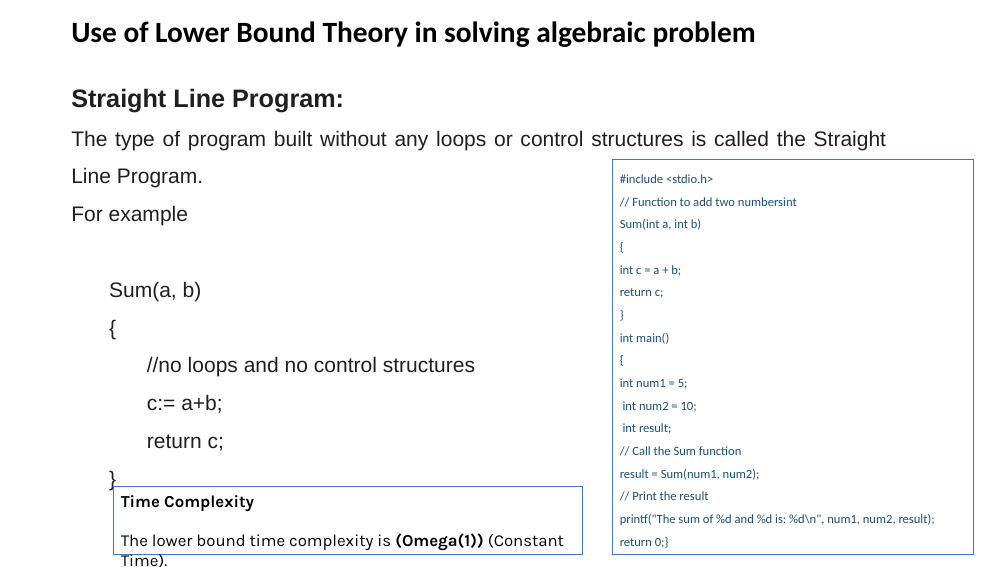
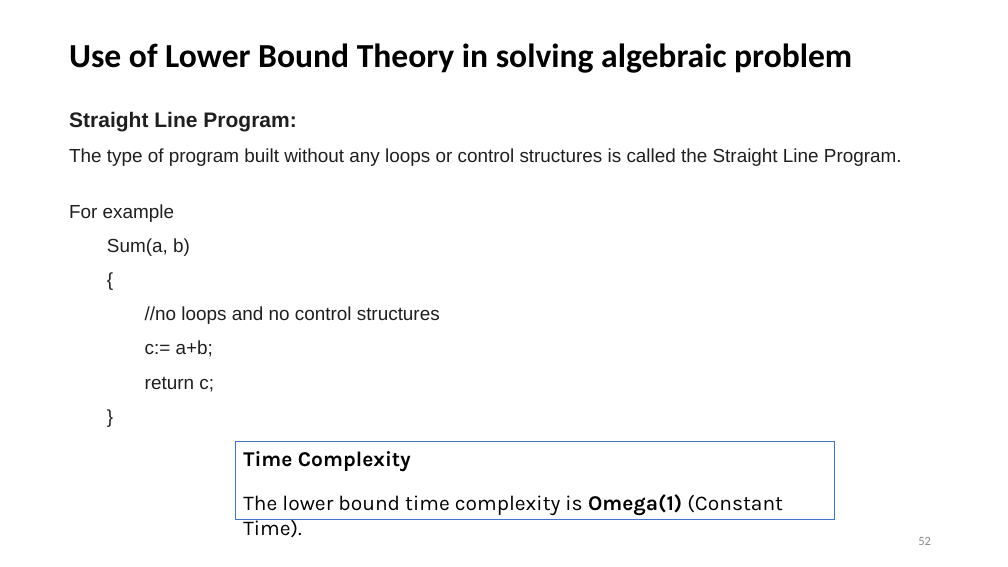
Before and after one commit to dayanandyadav205/CS-402-ADA, a slide deck: slide 52 of PPT_Notes/Unit-4_Backtracking_Branch_and_Bound/Unit-4_Backtracking_Branch_and_Bound.pptx (slide 51 before the commit). Drawn at 1008x567 pixels with LibreOffice and Linux fonts; fonts in the diff are those of the drawing. Boxes give left, top, right and bottom in pixels: in the first picture for what was removed or moved away, otherwise in the second. Text is boxed around its words. In the diff, an @@ line names an element or a change of style, - is before the commit and + after.

```diff
--- a/PPT_Notes/Unit-4_Backtracking_Branch_and_Bound/Unit-4_Backtracking_Branch_and_Bound.pptx
+++ b/PPT_Notes/Unit-4_Backtracking_Branch_and_Bound/Unit-4_Backtracking_Branch_and_Bound.pptx
@@ text "Use of Lower Bound Theory ...": place and size @@
-text "Use of Lower Bound Theory ..." at bbox=[71, 21, 756, 47]
+text "Use of Lower Bound Theory ..." at bbox=[69, 43, 852, 73]
@@ text "Use of Lower Bound Theory ..." at bbox=[69, 43, 852, 73]: size 28 to 32 pt @@
@@ text "Straight Line Program:": place and size @@
-text "Straight Line Program:" at bbox=[71, 88, 886, 451]
+text "Straight Line Program:" at bbox=[69, 111, 902, 392]
@@ text "Straight Line Program:" at bbox=[69, 111, 902, 392]: size 24 to 20 pt in "Straight Line Program:"; size 20 to 18 pt in "The type of program built without any ...", "For example", "Sum(a, b)", "{" and 4 more places @@
@@ rectangle removed at bbox=[613, 160, 974, 554] @@
-#include <stdio.h>
-// Function to add two numbersint
-Sum(int a, int b)
-{
-int c = a + b;
-return c;
-}
-int main()
-{
-int num1 = 5;
-int num2 = 10;
-int result;
-// Call the Sum function
-result = Sum(num1, num2);
-// Print the result
-printf("The sum of %d and %d is: %d\n", num1, num2, result);
-return 0;}
@@ rectangle "Time Complexity": place and size @@
-rectangle "Time Complexity" at bbox=[113, 487, 582, 554]
+rectangle "Time Complexity" at bbox=[236, 442, 835, 520]
@@ text in rectangle at bbox=[243, 451, 411, 472]: size 16 to 20 pt in "Time Complexity" @@
@@ text in rectangle at bbox=[243, 494, 783, 516]: text changed; size 16 to 20 pt @@
-The lower bound time complexity is (Omega(1)) (Constant Time).
+The lower bound time complexity is Omega(1) (Constant Time).
@@ page number added at bbox=[918, 537, 931, 545], 12 pt, text #8C8C8C @@
+52
```
Also in this commit, not shown: 51 other slides changed, 10 slides added, 2 slides removed, 13 other files.
